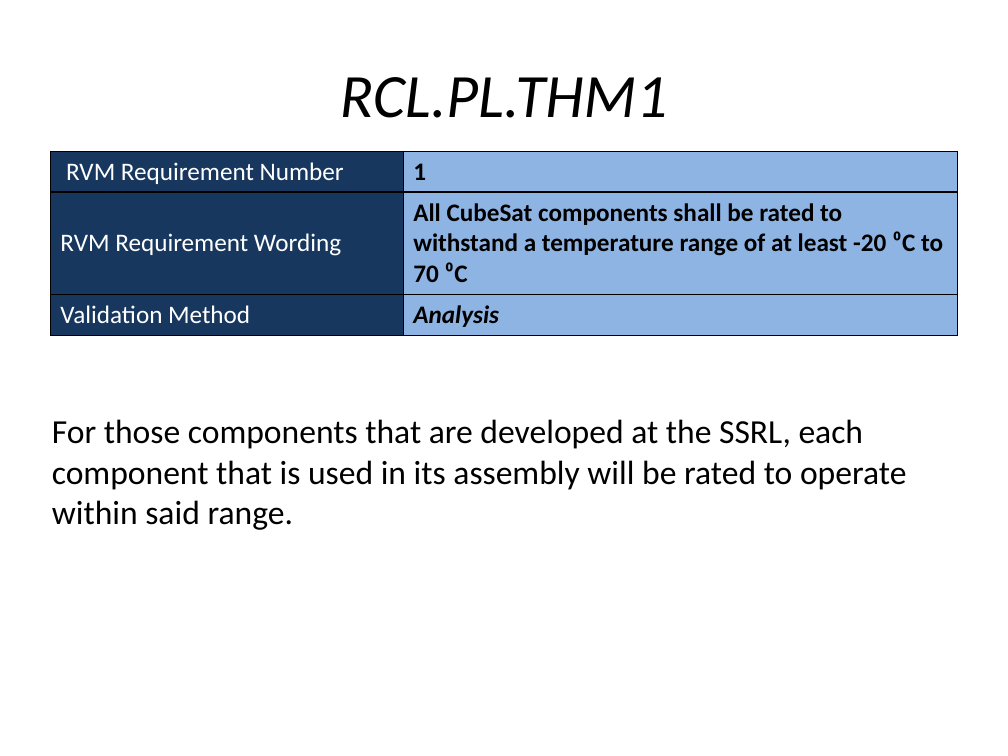
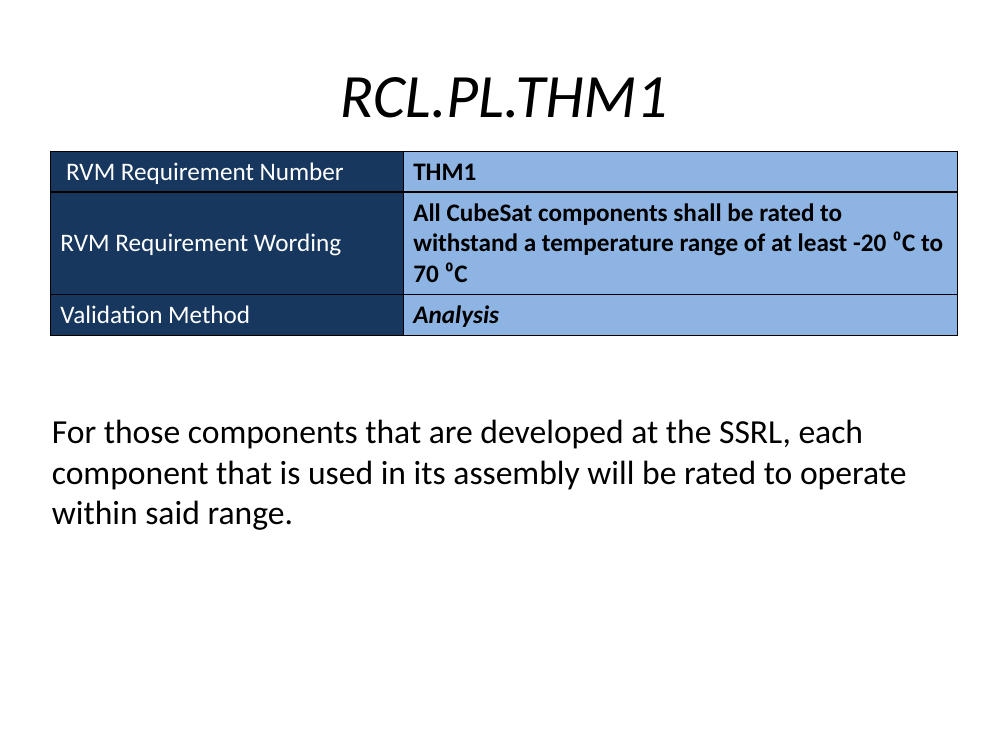
Before and after one commit to RascalSeniorDesign/Preliminary-Design, a slide deck: slide 1 of CMQA/Presentations/Nate Slides/Nate Slides.pptx. Drawn at 1008x756 pixels with LibreOffice and Linux fonts; fonts in the diff are those of the drawing. Boxes give left, top, right and bottom in pixels: in the first picture for what was removed or moved away, otherwise in the second. Text is boxed around its words. In the diff, an @@ line names an element or a change of style, - is before the commit and + after.

```diff
--- a/CMQA/Presentations/Nate Slides/Nate Slides.pptx
+++ b/CMQA/Presentations/Nate Slides/Nate Slides.pptx
@@ table at box(50, 151, 958, 334) @@
-row 1, column 2: 1
+row 1, column 2: THM1
```
Also in this commit, not shown: 3 other slides changed, 4 slides added.
